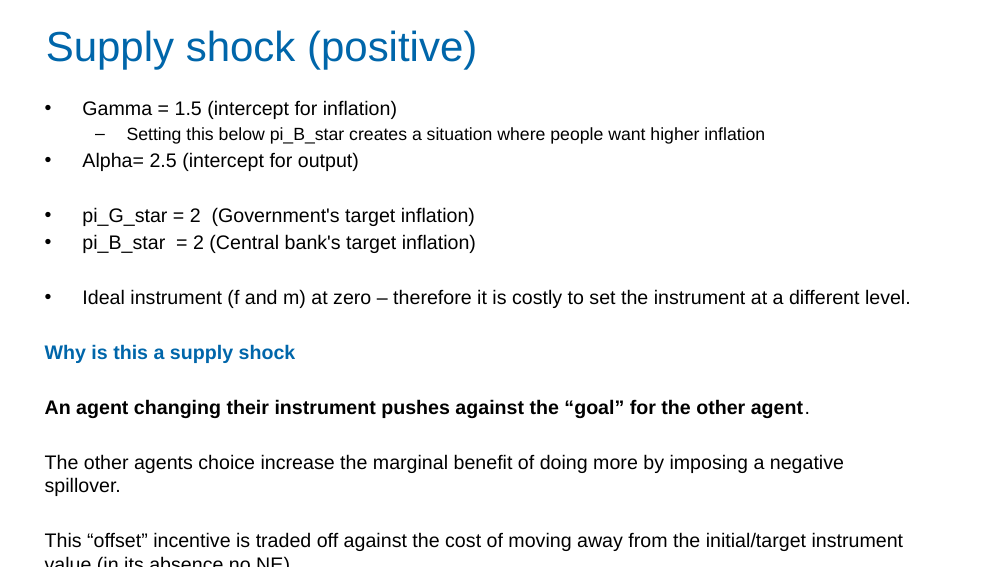
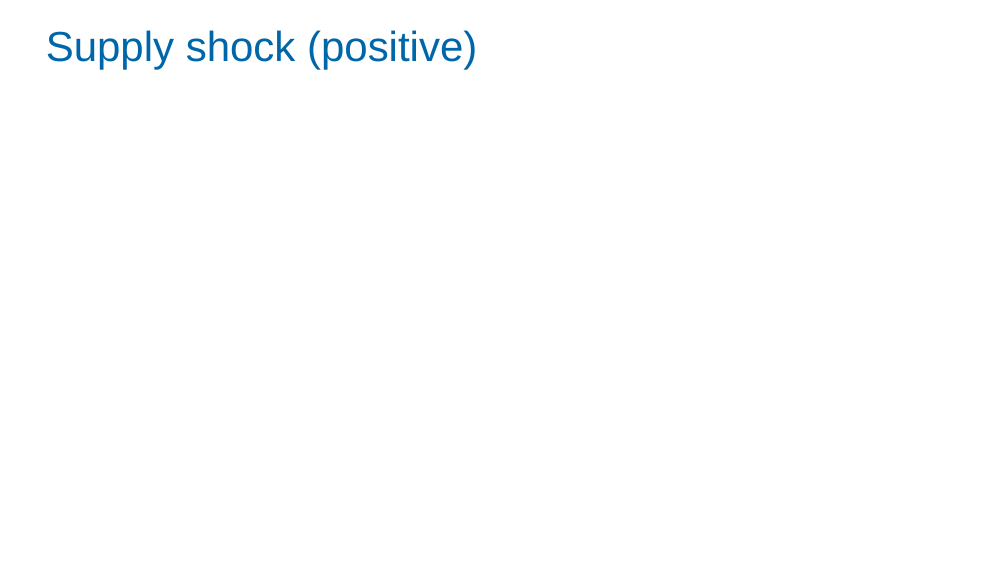
Before and after one commit to Zjub/TVHENZ, a slide deck: slide 16 of MF coordination/SI_game/Monetary and Fiscal Policy Coordination.pptx (slide 17 before the commit). Drawn at 1008x567 pixels with LibreOffice and Linux fonts; fonts in the diff are those of the drawing; grey boxes stand for pictures. Boxes give left, top, right and bottom in pixels: in the first picture for what was removed or moved away, otherwise in the second. Text is boxed around its words. In the diff, an @@ line names an element or a change of style, - is before the commit and + after.

```diff
--- a/MF coordination/SI_game/Monetary and Fiscal Policy Coordination.pptx
+++ b/MF coordination/SI_game/Monetary and Fiscal Policy Coordination.pptx
@@ text removed at <box>45,100,911,551</box> @@
-• Gamma = 1.5 (intercept for inflation)
-  – Setting this below pi_B_star creates a situation where people want higher inflation
-• Alpha= 2.5 (intercept for output)
-• pi_G_star = 2 (Government's target inflation)
-• pi_B_star = 2 (Central bank's target inflation)
-• Ideal instrument (f and m) at zero – therefore it is costly to set the instrument at a different level.
-Why is this a supply shock
-An agent changing their instrument pushes against the “goal” for the other agent.
-The other agents choice increase the marginal benefit of doing more by imposing a negative spillover.
-This “offset” incentive is traded off against the cost of moving away from the initial/target instrument value (in its absence no NE).
```
Also in this commit, not shown: 14 other slides changed, 1 slide removed, 2 other files.
